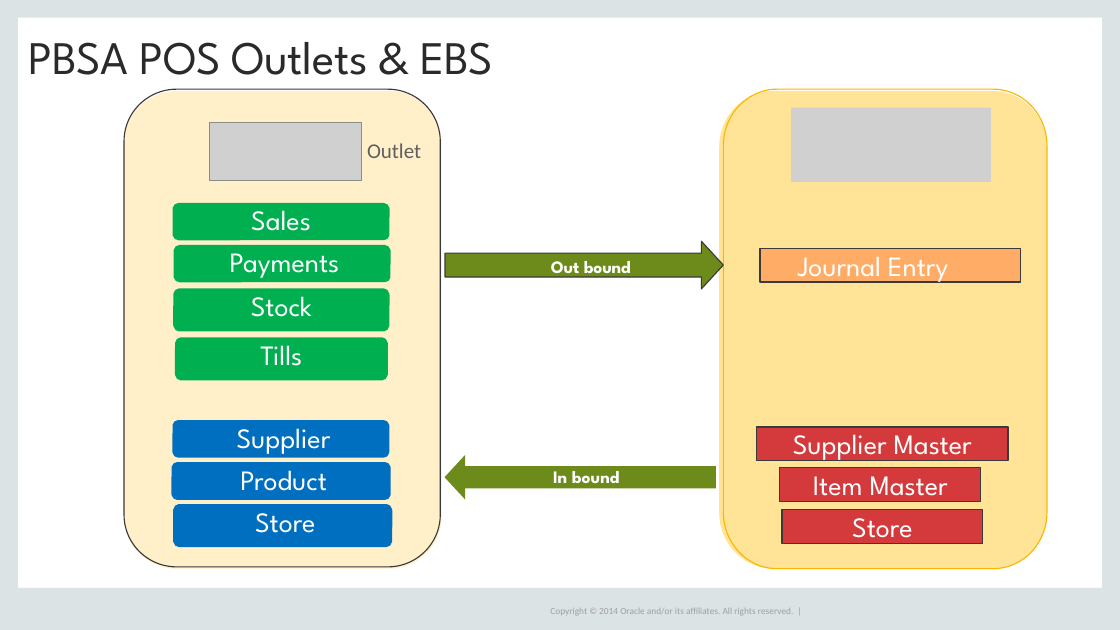
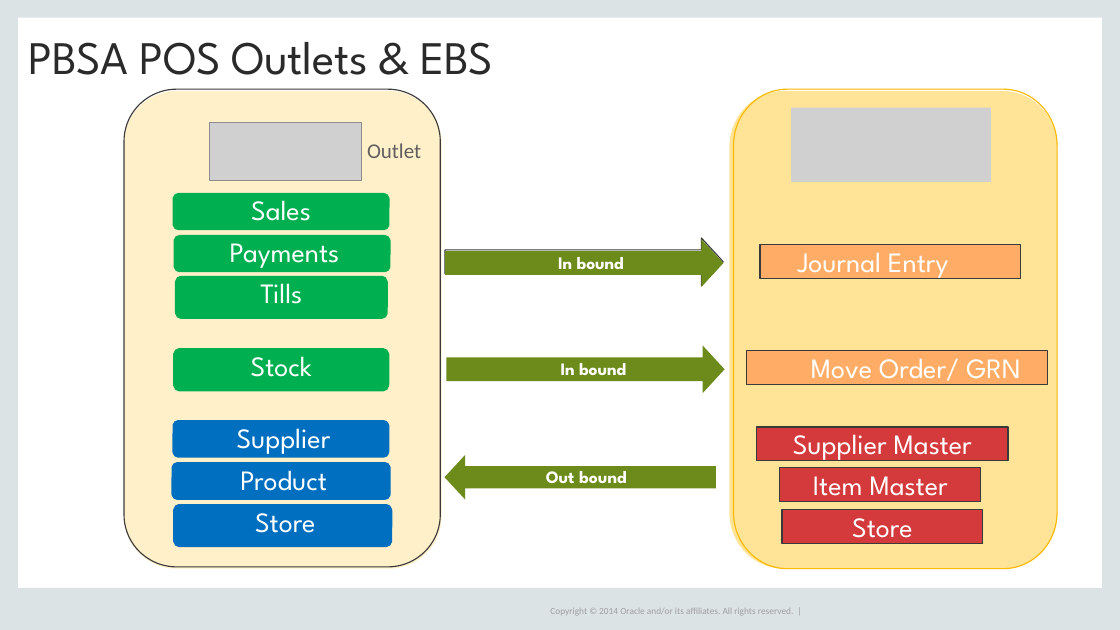
Before and after one commit to sayzsadz/lsl-test, a slide deck: slide 7 of LSL/AIM/Lanka Sathosa - Oracle E Business Suit 12.2.7 Integrations to PBSA POS.pptx. Drawn at 1120x630 pixels with LibreOffice and Linux fonts; fonts in the diff are those of the drawing; grey boxes stand for pictures; background and template pictures are left out. Boxes give left, top, right and bottom in pixels: in the first picture for what was removed or moved away, otherwise in the second. Text is boxed around its words. In the diff, an @@ line names an element or a change of style, - is before the commit and + after.

```diff
--- a/LSL/AIM/Lanka Sathosa - Oracle E Business Suit 12.2.7 Integrations to PBSA POS.pptx
+++ b/LSL/AIM/Lanka Sathosa - Oracle E Business Suit 12.2.7 Integrations to PBSA POS.pptx
@@ freeform shape: place and size @@
-freeform shape at <box>723,89,1047,569</box>
+freeform shape at <box>734,89,1057,569</box>
@@ freeform shape: place and size @@
-freeform shape at <box>719,91,1047,569</box>
+freeform shape at <box>729,91,1057,569</box>
@@ freeform shape "Sales": place and size @@
-freeform shape "Sales" at <box>172,203,389,240</box>
+freeform shape "Sales" at <box>172,193,389,230</box>
@@ freeform shape "Payments": place and size @@
-freeform shape "Payments" at <box>174,245,391,282</box>
+freeform shape "Payments" at <box>174,235,391,272</box>
@@ freeform shape at <box>445,238,723,286</box>: outline redrawn @@
@@ freeform shape added at <box>445,239,723,287</box>, fill #6C8B1A @@
@@ text added at <box>558,257,624,269</box>, 15 pt, text #FFFFFF, bold @@
+In bound
@@ freeform shape "Tills": place and size @@
-freeform shape "Tills" at <box>175,338,388,381</box>
+freeform shape "Tills" at <box>175,276,388,318</box>
@@ freeform shape "Stock": place and size @@
-freeform shape "Stock" at <box>173,288,390,331</box>
+freeform shape "Stock" at <box>173,349,390,392</box>
@@ freeform shape: place and size @@
-freeform shape at <box>445,241,723,289</box>
+freeform shape at <box>446,345,724,393</box>
@@ text at <box>561,357,626,375</box>: text changed @@
-Out bound
+In bound
@@ rectangle added at <box>746,351,1047,385</box>, fill #FFAD66, outline #3A3A3A 0.96 pt, 24 pt, text #FFFFFF @@
+Move Order/ GRN
@@ text at <box>546,471,627,490</box>: text changed @@
-In bound
+Out bound
```
Also in this commit, not shown: 4 other slides changed, 24 other files.
